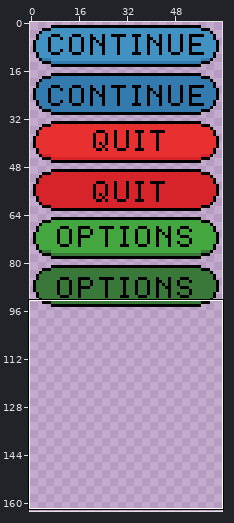
One commit to this pixel-art file: assets/sprites/EscapeMenu.aseprite. Above: a wide view before the commit, with the close-up outlined.
Close-up. Earlier state:
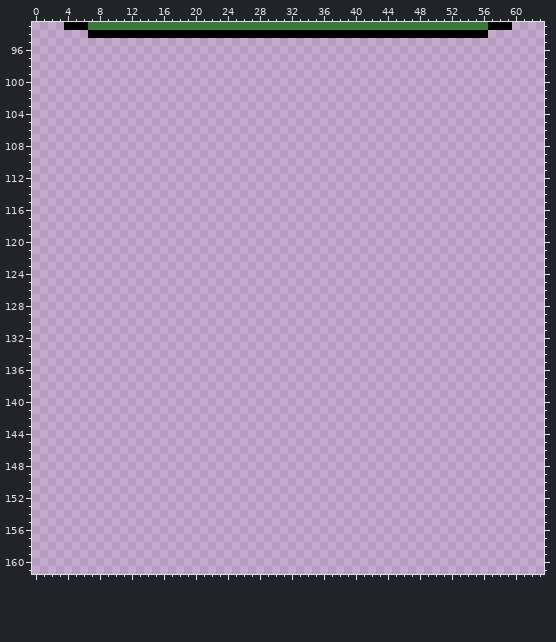
64x512 pixels, 1 frame. Shown: x 0..63, y 93..161. The wide view leaves out empty margins.
Once edited:
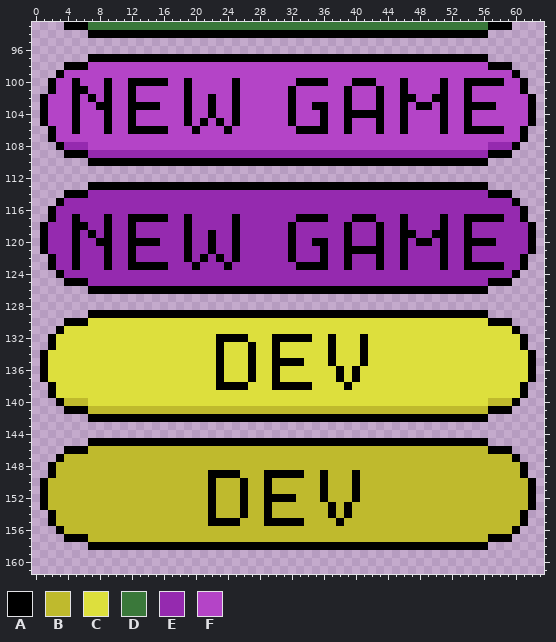
Palette (. is transparent): A #000000  B #bfba2d  C #dddf3d  D #3a783a  E #952aaf  F #b444c7
Changes in this commit:
--- layers "Text", "Layer 1"
@@ x 0..63 @@
  96 ................................................................
- 97 ................................................................
- 98 ................................................................
- 99 ................................................................
-100 ................................................................
-101 ................................................................
-102 ................................................................
-103 ................................................................
-104 ................................................................
-105 ................................................................
-106 ................................................................
-107 ................................................................
-108 ................................................................
-109 ................................................................
-110 ................................................................
+ 97 .......AAAAAAAAAAAAAAAAAAAAAAAAAAAAAAAAAAAAAAAAAAAAAAAAAA.......
+ 98 ....AAAFFFFFFFFFFFFFFFFFFFFFFFFFFFFFFFFFFFFFFFFFFFFFFFFFFAAA....
+ 99 ...AFFFFFFFFFFFFFFFFFFFFFFFFFFFFFFFFFFFFFFFFFFFFFFFFFFFFFFFFA...
+100 ..AFFAFFFAFFAAAAAFFAFFFFFAFFFFFFFAAAAFFFAAAFFFAFFFFAFFAAAAAFFA..
+101 ..AFFAAFFAFFAFFFFFFAFFFFFAFFFFFFAFFFFFFAFFFAFFAFFFFAFFAFFFFFFA..
+102 .AFFFAFAFAFFAFFFFFFAFFAFFAFFFFFFAFFFFFFAFFFAFFAAFFAAFFAFFFFFFFA.
+103 .AFFFAFFAAFFAAAAFFFAFFAFFAFFFFFFAFFAAFFAFFFAFFAFAAFAFFAAAAFFFFA.
+104 .AFFFAFFFAFFAFFFFFFAFFAFFAFFFFFFAFFFAFFAAAAAFFAFFFFAFFAFFFFFFFA.
+105 .AFFFAFFFAFFAFFFFFFAFAFAFAFFFFFFAFFFAFFAFFFAFFAFFFFAFFAFFFFFFFA.
+106 ..AFFAFFFAFFAAAAAFFFAFFFAFFFFFFFFAAAAFFAFFFAFFAFFFFAFFAAAAAFFA..
+107 ..AFFFFFFFFFFFFFFFFFFFFFFFFFFFFFFFFFFFFFFFFFFFFFFFFFFFFFFFFFFA..
+108 ...AEEEFFFFFFFFFFFFFFFFFFFFFFFFFFFFFFFFFFFFFFFFFFFFFFFFFFEEEA...
+109 ....AAAEEEEEEEEEEEEEEEEEEEEEEEEEEEEEEEEEEEEEEEEEEEEEEEEEEAAA....
+110 .......AAAAAAAAAAAAAAAAAAAAAAAAAAAAAAAAAAAAAAAAAAAAAAAAAA.......
 111 ................................................................
 112 ................................................................
-113 ................................................................
-114 ................................................................
-115 ................................................................
-116 ................................................................
-117 ................................................................
-118 ................................................................
-119 ................................................................
-120 ................................................................
-121 ................................................................
-122 ................................................................
-123 ................................................................
-124 ................................................................
-125 ................................................................
-126 ................................................................
+113 .......AAAAAAAAAAAAAAAAAAAAAAAAAAAAAAAAAAAAAAAAAAAAAAAAAA.......
+114 ....AAAEEEEEEEEEEEEEEEEEEEEEEEEEEEEEEEEEEEEEEEEEEEEEEEEEEAAA....
+115 ...AEEEEEEEEEEEEEEEEEEEEEEEEEEEEEEEEEEEEEEEEEEEEEEEEEEEEEEEEA...
+116 ..AEEEEEEEEEEEEEEEEEEEEEEEEEEEEEEEEEEEEEEEEEEEEEEEEEEEEEEEEEEA..
+117 ..AEEAEEEAEEAAAAAEEAEEEEEAEEEEEEEAAAAEEEAAAEEEAEEEEAEEAAAAAEEA..
+118 .AEEEAAEEAEEAEEEEEEAEEEEEAEEEEEEAEEEEEEAEEEAEEAEEEEAEEAEEEEEEEA.
+119 .AEEEAEAEAEEAEEEEEEAEEAEEAEEEEEEAEEEEEEAEEEAEEAAEEAAEEAEEEEEEEA.
+120 .AEEEAEEAAEEAAAAEEEAEEAEEAEEEEEEAEEAAEEAEEEAEEAEAAEAEEAAAAEEEEA.
+121 .AEEEAEEEAEEAEEEEEEAEEAEEAEEEEEEAEEEAEEAAAAAEEAEEEEAEEAEEEEEEEA.
+122 ..AEEAEEEAEEAEEEEEEAEAEAEAEEEEEEAEEEAEEAEEEAEEAEEEEAEEAEEEEEEA..
+123 ..AEEAEEEAEEAAAAAEEEAEEEAEEEEEEEEAAAAEEAEEEAEEAEEEEAEEAAAAAEEA..
+124 ...AEEEEEEEEEEEEEEEEEEEEEEEEEEEEEEEEEEEEEEEEEEEEEEEEEEEEEEEEA...
+125 ....AAAEEEEEEEEEEEEEEEEEEEEEEEEEEEEEEEEEEEEEEEEEEEEEEEEEEAAA....
+126 .......AAAAAAAAAAAAAAAAAAAAAAAAAAAAAAAAAAAAAAAAAAAAAAAAAA.......
 127 ................................................................
 128 ................................................................
-129 ................................................................
-130 ................................................................
-131 ................................................................
-132 ................................................................
-133 ................................................................
-134 ................................................................
-135 ................................................................
-136 ................................................................
-137 ................................................................
-138 ................................................................
-139 ................................................................
-140 ................................................................
-141 ................................................................
-142 ................................................................
+129 .......AAAAAAAAAAAAAAAAAAAAAAAAAAAAAAAAAAAAAAAAAAAAAAAAAA.......
+130 ....AAACCCCCCCCCCCCCCCCCCCCCCCCCCCCCCCCCCCCCCCCCCCCCCCCCCAAA....
+131 ...ACCCCCCCCCCCCCCCCCCCCCCCCCCCCCCCCCCCCCCCCCCCCCCCCCCCCCCCCA...
+132 ..ACCCCCCCCCCCCCCCCCCCCAAAACCCAAAAACCACCCACCCCCCCCCCCCCCCCCCCA..
+133 ..ACCCCCCCCCCCCCCCCCCCCACCCACCACCCCCCACCCACCCCCCCCCCCCCCCCCCCA..
+134 .ACCCCCCCCCCCCCCCCCCCCCACCCACCACCCCCCACCCACCCCCCCCCCCCCCCCCCCCA.
+135 .ACCCCCCCCCCCCCCCCCCCCCACCCACCAAAACCCACCCACCCCCCCCCCCCCCCCCCCCA.
+136 .ACCCCCCCCCCCCCCCCCCCCCACCCACCACCCCCCCACACCCCCCCCCCCCCCCCCCCCCA.
+137 .ACCCCCCCCCCCCCCCCCCCCCACCCACCACCCCCCCACACCCCCCCCCCCCCCCCCCCCCA.
+138 ..ACCCCCCCCCCCCCCCCCCCCAAAACCCAAAAACCCCACCCCCCCCCCCCCCCCCCCCCA..
+139 ..ACCCCCCCCCCCCCCCCCCCCCCCCCCCCCCCCCCCCCCCCCCCCCCCCCCCCCCCCCCA..
+140 ...ABBBCCCCCCCCCCCCCCCCCCCCCCCCCCCCCCCCCCCCCCCCCCCCCCCCCCBBBA...
+141 ....AAABBBBBBBBBBBBBBBBBBBBBBBBBBBBBBBBBBBBBBBBBBBBBBBBBBAAA....
+142 .......AAAAAAAAAAAAAAAAAAAAAAAAAAAAAAAAAAAAAAAAAAAAAAAAAA.......
 143 ................................................................
 144 ................................................................
-145 ................................................................
-146 ................................................................
-147 ................................................................
-148 ................................................................
-149 ................................................................
-150 ................................................................
-151 ................................................................
-152 ................................................................
-153 ................................................................
-154 ................................................................
-155 ................................................................
-156 ................................................................
-157 ................................................................
-158 ................................................................
+145 .......AAAAAAAAAAAAAAAAAAAAAAAAAAAAAAAAAAAAAAAAAAAAAAAAAA.......
+146 ....AAABBBBBBBBBBBBBBBBBBBBBBBBBBBBBBBBBBBBBBBBBBBBBBBBBBAAA....
+147 ...ABBBBBBBBBBBBBBBBBBBBBBBBBBBBBBBBBBBBBBBBBBBBBBBBBBBBBBBBA...
+148 ..ABBBBBBBBBBBBBBBBBBBBBBBBBBBBBBBBBBBBBBBBBBBBBBBBBBBBBBBBBBA..
+149 ..ABBBBBBBBBBBBBBBBBBBAAAABBBAAAAABBABBBABBBBBBBBBBBBBBBBBBBBA..
+150 .ABBBBBBBBBBBBBBBBBBBBABBBABBABBBBBBABBBABBBBBBBBBBBBBBBBBBBBBA.
+151 .ABBBBBBBBBBBBBBBBBBBBABBBABBABBBBBBABBBABBBBBBBBBBBBBBBBBBBBBA.
+152 .ABBBBBBBBBBBBBBBBBBBBABBBABBAAAABBBABBBABBBBBBBBBBBBBBBBBBBBBA.
+153 .ABBBBBBBBBBBBBBBBBBBBABBBABBABBBBBBBABABBBBBBBBBBBBBBBBBBBBBBA.
+154 ..ABBBBBBBBBBBBBBBBBBBABBBABBABBBBBBBABABBBBBBBBBBBBBBBBBBBBBA..
+155 ..ABBBBBBBBBBBBBBBBBBBAAAABBBAAAAABBBBABBBBBBBBBBBBBBBBBBBBBBA..
+156 ...ABBBBBBBBBBBBBBBBBBBBBBBBBBBBBBBBBBBBBBBBBBBBBBBBBBBBBBBBA...
+157 ....AAABBBBBBBBBBBBBBBBBBBBBBBBBBBBBBBBBBBBBBBBBBBBBBBBBBAAA....
+158 .......AAAAAAAAAAAAAAAAAAAAAAAAAAAAAAAAAAAAAAAAAAAAAAAAAA.......
 159 ................................................................
Pixel boxes of the changes (left, top, right, bottom) in both close-ups:
added: (40, 54, 536, 550)
